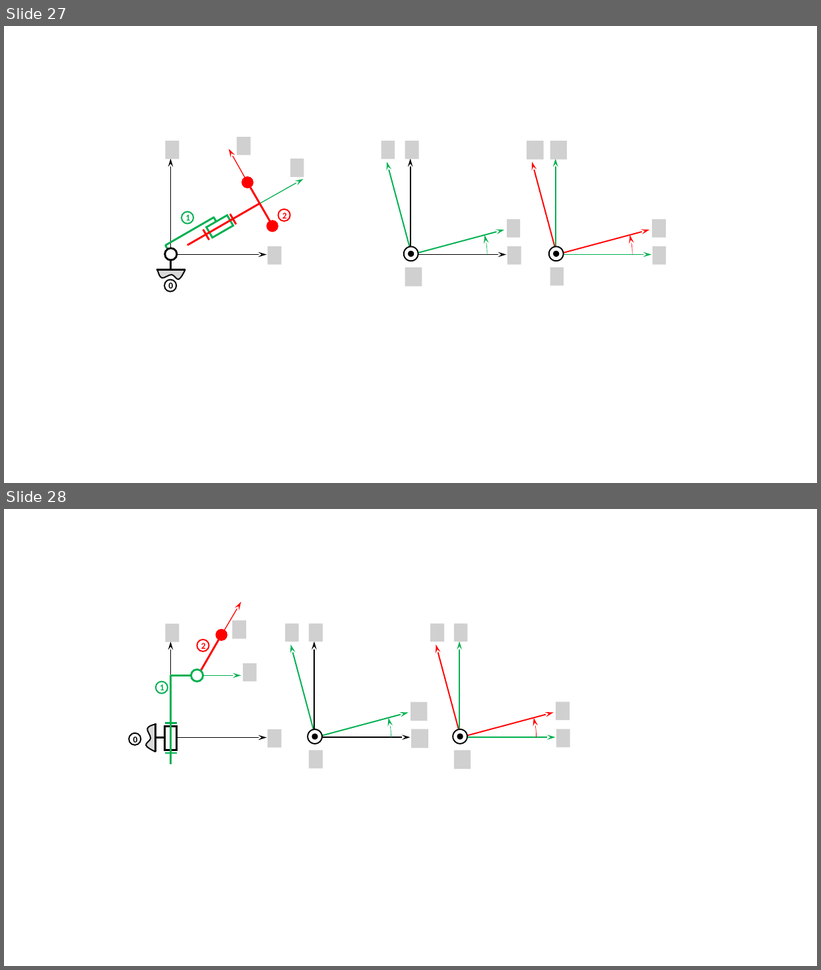
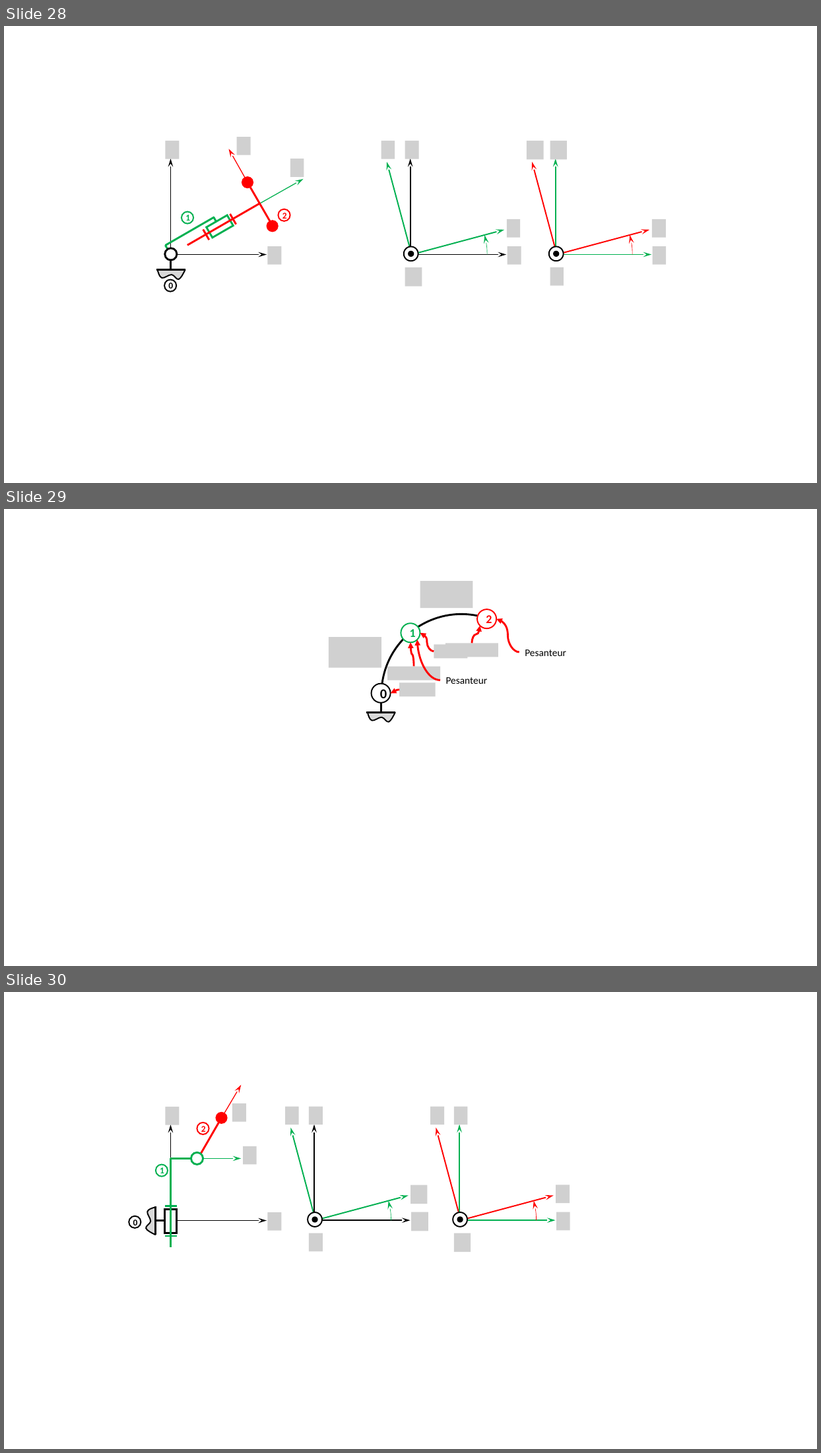
Before and after one commit to xpessoles/ExercicesCompetences, a slide deck: Figures/Figures.pptx. Shown one above the other, each under a label of ours: slides 27 and 28 before the commit, slides 28, 29 and 30 after it. The pictures are 821x970 and 821x1453 pixels, drawn with LibreOffice and Linux fonts; fonts in the diff are those of the drawing; grey boxes stand for pictures; background and template pictures are left out. Boxes give left, top, right and bottom in pixels: in the first picture for what was removed or moved away, otherwise in the second. Text is boxed around its words. In the diff, an @@ line names an element or a change of style, - is before the commit and + after.

```diff
--- a/Figures/Figures.pptx
+++ b/Figures/Figures.pptx
@@ slide 29 added at (4,509,817,966), background #FFFFFF @@
@@ picture added at (420,581,473,608) @@
@@ arc (boxed as its full ellipse) added at (382,614,541,774), outline #000000 2.25 pt @@
@@ ellipse added at (401,624,420,642), fill #FFFFFF, outline #00B050 1.5 pt, 14 pt, text #00B050, bold @@
+1
@@ curved arrow added from (472, 643) to (481, 626), #FF0000 2.25 pt @@
@@ ellipse added at (477,609,496,628), fill #FFFFFF, outline #FF0000 1.5 pt, 14 pt, text #FF0000, bold @@
+2
@@ curved arrow added from (519, 652) to (497, 619), #FF0000 2.25 pt @@
@@ picture added at (329,637,382,667) @@
@@ curved arrow added from (414, 666) to (411, 642), #FF0000 2.25 pt @@
@@ curved arrow added from (440, 681) to (418, 640), #FF0000 2.25 pt @@
@@ curved arrow added from (434, 652) to (420, 633), #FF0000 2.25 pt @@
@@ picture added at (434,644,467,658) @@
@@ picture added at (446,643,499,657) @@
@@ picture added at (387,666,441,681) @@
@@ text added at (525,650,566,656), 12 pt, text #000000 @@
+Pesanteur
@@ ellipse added at (371,683,390,702), fill #FFFFFF, outline #000000 1.5 pt, 16 pt, text #000000, bold @@
+0
@@ picture added at (399,683,435,697) @@
@@ text added at (446,677,488,684), 12 pt, text #000000 @@
+Pesanteur
@@ line added from (381, 703) to (381, 712), #000000 2.25 pt @@
@@ curved arrow added from (399, 690) to (391, 693), #FF0000 2.25 pt @@
@@ line added from (395, 713) to (366, 713), #000000 2.25 pt @@
@@ freeform shape added at (368,712,395,722), fill #D9D9D9, outline #000000 1.5 pt @@
@@ what was slide 27 is now slide 28 @@
@@ what was slide 28 is now slide 30 @@
```
Also in this commit, not shown: 1 other slide added, 2 other files.
